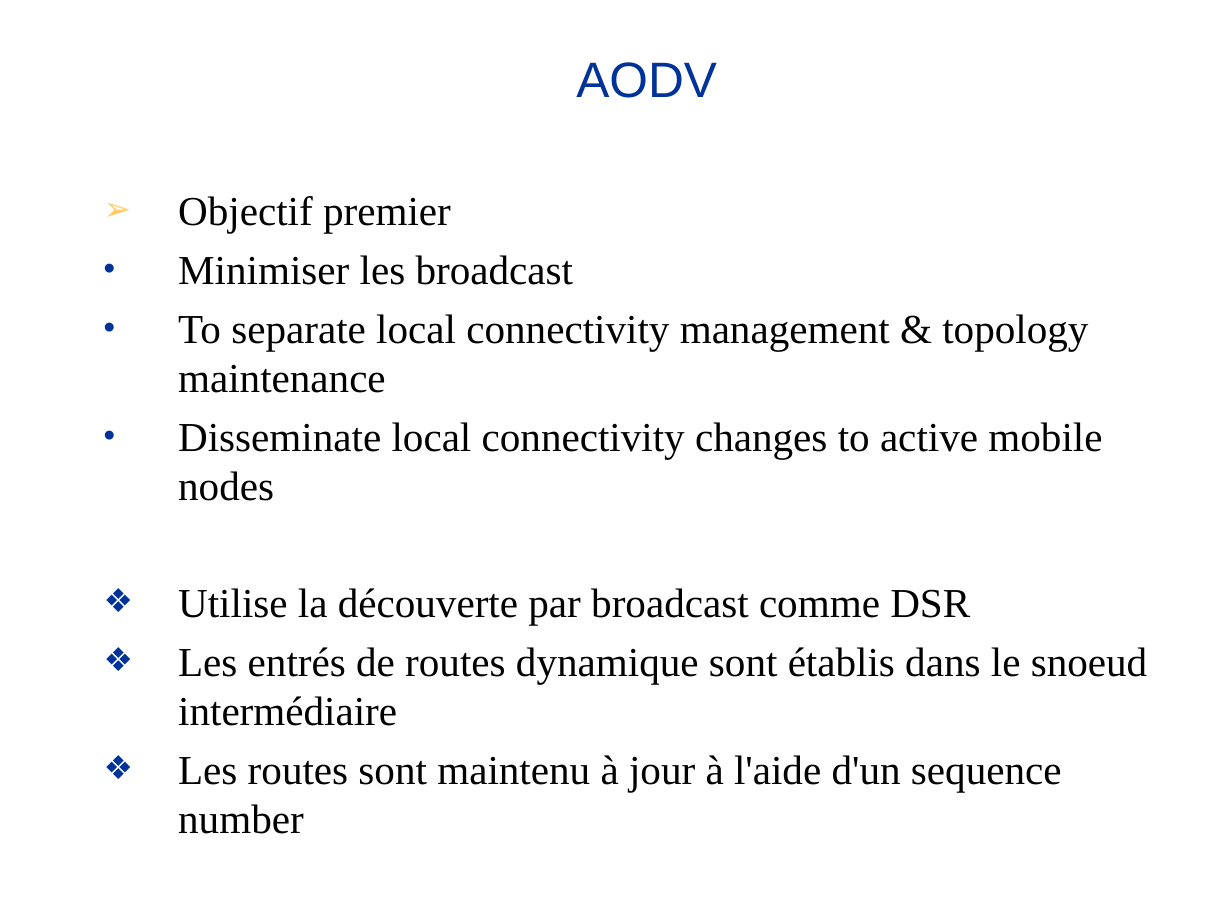
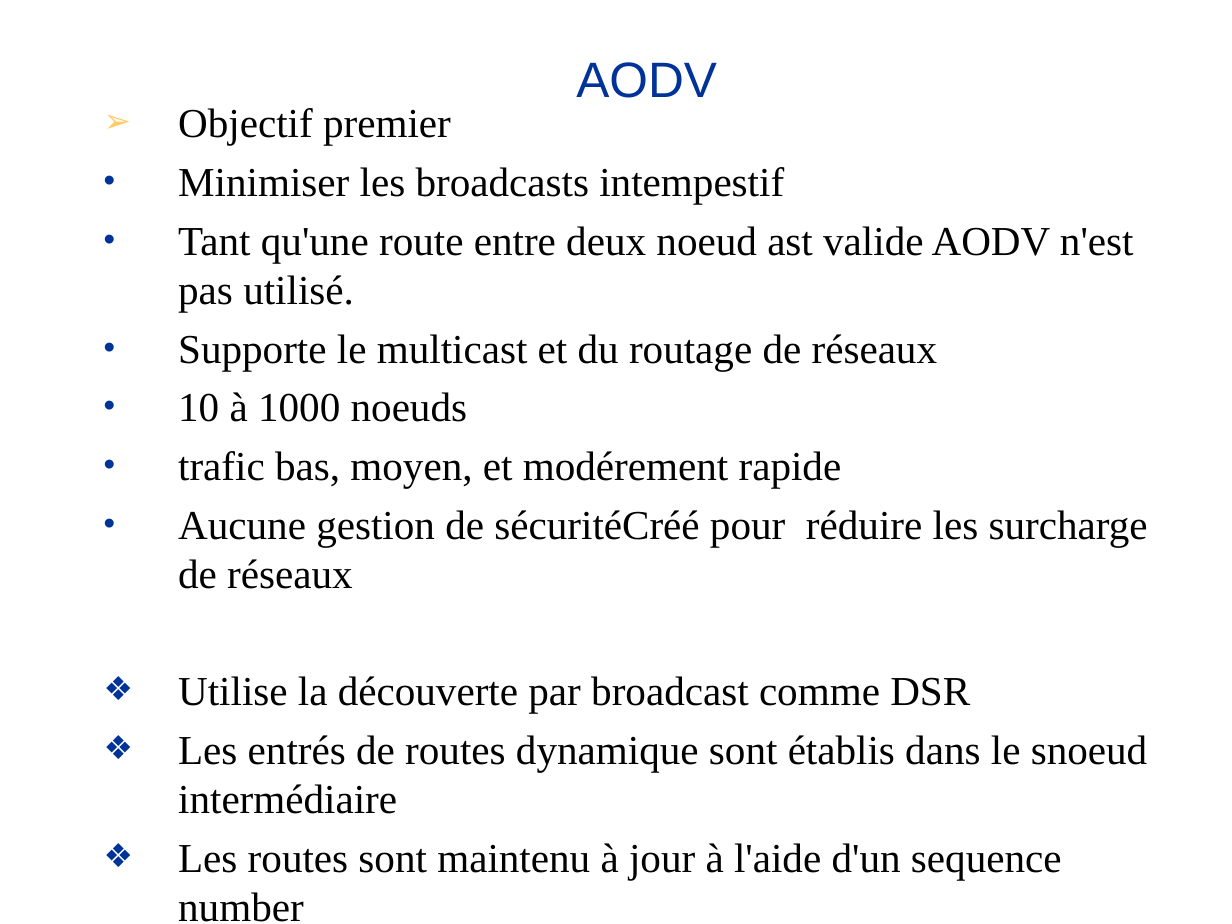
Before and after one commit to lbarbisan/adhoc, a slide deck: slide 2 of work/aodv.odp (slide 3 before the commit). Drawn at 1232x924 pixels with LibreOffice and Linux fonts; fonts in the diff are those of the drawing. Boxes give left, top, right and bottom in pixels: in the first picture for what was removed or moved away, otherwise in the second. Text is boxed around its words. In the diff, an @@ line names an element or a change of style, - is before the commit and + after.

Commit message:
Mise a jour aodv

```diff
--- a/work/aodv.odp
+++ b/work/aodv.odp
@@ subtitle "Objectif premier": place and size @@
-subtitle "Objectif premier" at [178, 196, 1148, 834]
+subtitle "Objectif premier" at [178, 108, 1148, 922]
@@ subtitle at [178, 167, 1148, 589]: text changed @@
-• Minimiser les broadcast
-• To separate local connectivity management & topology maintenance
-• Disseminate local connectivity changes to active mobile nodes
+• Minimiser les broadcasts intempestif
+• Tant qu'une route entre deux noeud ast valide AODV n'est pas utilisé.
+• Supporte le multicast et du routage de réseaux
+• 10 à 1000 noeuds
+• trafic bas, moyen, et modérement rapide
+• Aucune gestion de sécuritéCréé pour réduire les surcharge de réseaux
```
Also in this commit, not shown: 4 other slides changed, 1 slide added, 2 slides removed.
